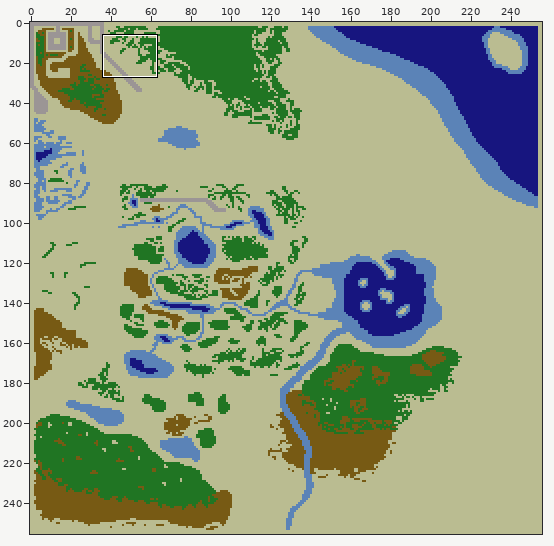
Two states of a sprite sheet, data/missions/foobar.png. The picture above shows the old version from afar; the outline marks the close-up.
Close-up. The starting point:
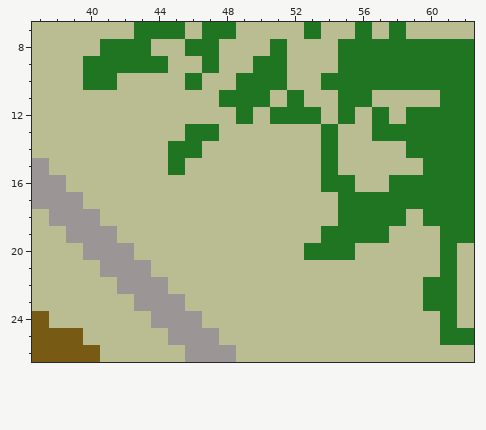
The file is 256x256 pixels. Shown: x 37..62, y 7..26. The commit also changed other parts of the picture, which this record leaves out.
The same view after the edit:
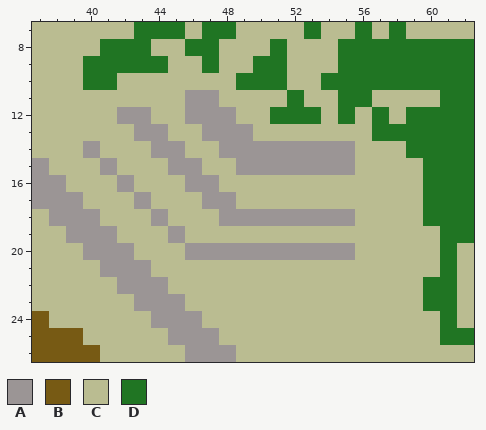
Palette (. is transparent): A #9b9595  B #775a14  C #babc91  D #207523
From old to new:
Changed rows in their new state; - is an unchanged pixel.
first column x 40:
10 ------C-------------
11 ------AACCC---------
12 --AA--AAAC----------
13 ---AA-CAAA----C-----
14 A---AAC-AAAAAAAA----
15 -A---AA--AAAAAAA----
16 --A---AA------CC--CC
17 ---A---AA------CCCCC
18 ----A---AAAAAAAACCC-
19 -----A--------CCCC--
20 ------AAAAAAAAAA----
Pixel boxes of the changes (left, top, right, bottom) in both close-ups:
changed: (83, 73, 423, 260)
